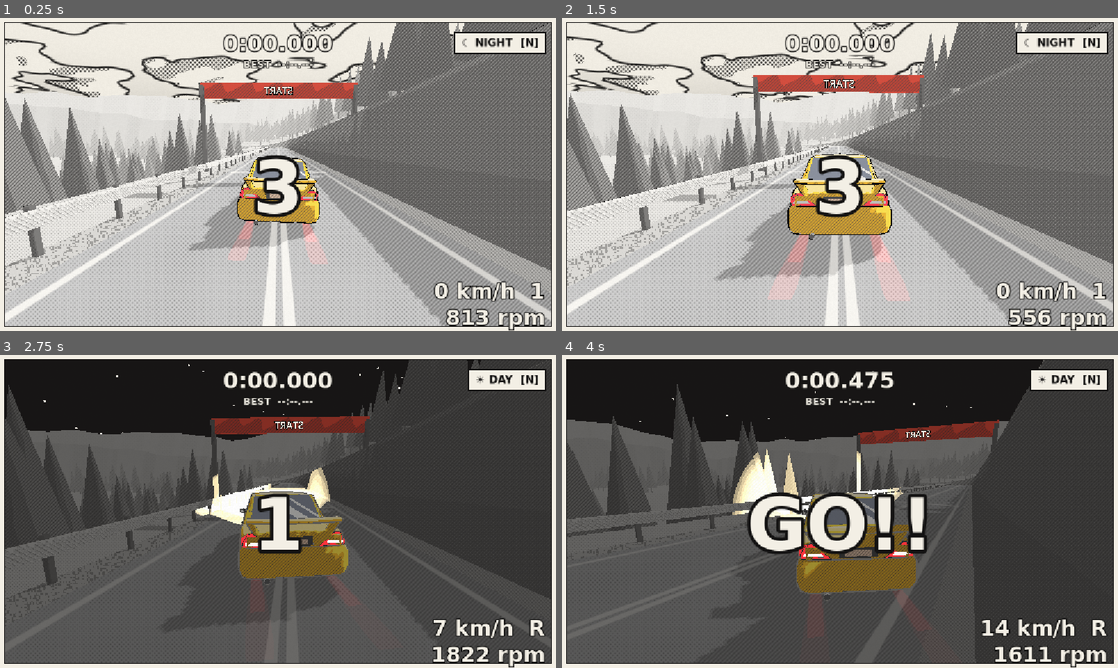
Above: before the commit, frames 1-4 (two rows, left to right).
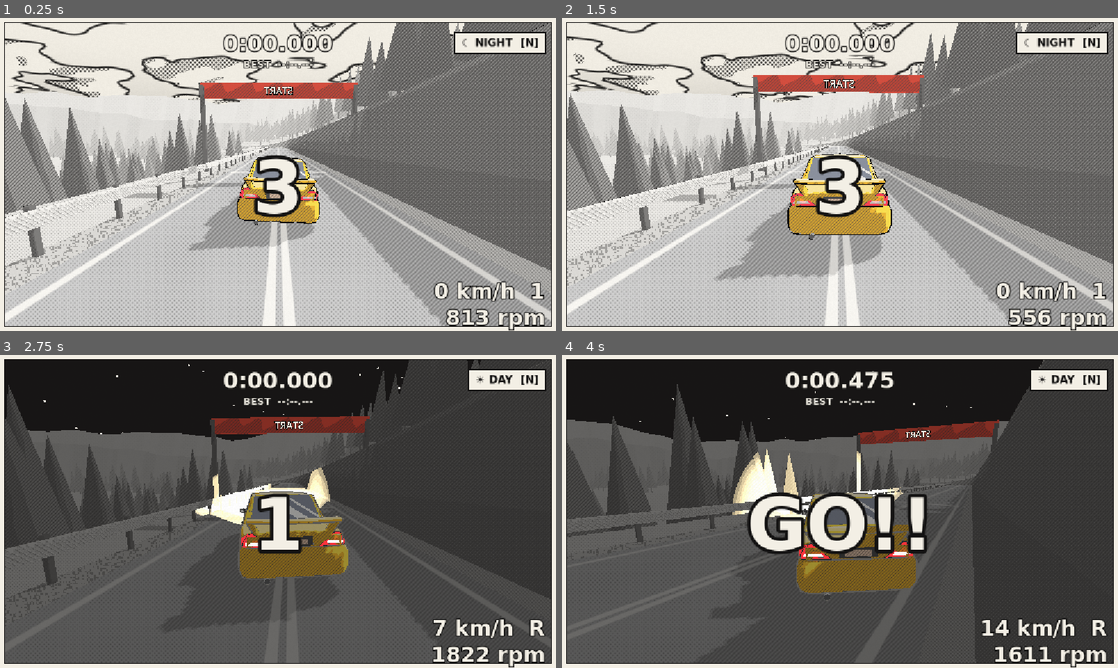
Above: after the commit, the same moments.

Repository: raimieltan/pang-daily-desktop
Game: Godot game, scene res://scenes/touge.tscn
Two runs of this game, one before a commit and one after it. Both use one fixed random seed, a clock stepped at 60 frames per second and the inputs below. Sound files missing from this copy of the repository are replaced by a short silence.
Inputs (mouse positions are in pixels of both pictures, inside the frame that each line leads up to):
- Up to frame 1 (0.25 s): no input
- Up to frame 2 (1.5 s): tap Enter (restart_run) at 0.5 s; move the mouse to (962, 158) at 0.52 s; hold D (steer_right) 0.53-1.25 s; hold W (throttle) 0.53-1.25 s; click (962, 158) at 0.67 s; drag from (728, 190) to (812, 237) at 1.27 s
- Up to frame 3 (2.75 s): move the mouse to (333, 442) at 2.02 s; hold D (steer_right) from 2.03 s (still down); hold N (toggle_night) from 2.03 s (still down)
- Up to frame 4 (4 s): release D (steer_right) at 2.75 s; release N (toggle_night) at 2.75 s; drag from (812, 574) to (673, 464) at 2.77 s; move the mouse to (1006, 558) at 3.52 s; hold A (steer_left) from 3.53 s (still down); hold T (toggle_tune) from 3.53 s (still down)

The runs differ from the first frame. In frame 1, 0.7% of the frame differs, in the area x 41-59%, y 55-79%; in frame 2, 1.5%, in the area x 37-63%, y 57-91%; in frame 3, less than 0.1%; in frame 4, less than 0.1%.

Commit message:
fix: taillight trails start at the lamps, not on the road under the wheels
The brake streak was a flat reflection 1 m behind the bumper on the asphalt; from the chase
cam it sat under the bumper in line with the rear wheels. It is now a light trail anchored at
each taillight, at lamp height, axially billboarded to face the camera and stretching back
with speed. It glows on the lamp from behind and streaks when seen from the side.

Co-Authored-By: Claude Opus 5.5 <noreply@anthropic.com>

Diff:
--- a/game/art/manga_streak.gdshader
+++ b/game/art/manga_streak.gdshader
@@ -1,19 +1,34 @@
 shader_type spatial;
-// Taillight reflection on the road: a flat additive streak stretching back from each lamp,
-// fading in hard steps (manga banding) along its length and softly at its edges.
-render_mode unshaded, blend_add, cull_disabled, depth_draw_never, shadows_disabled;
+// Taillight trail: a red light streak that starts AT the lamp and stretches backwards, longer
+// with speed (the manga motion trail). Axially billboarded: the strip runs along the node's +Z
+// (set to point behind the car) and turns about that axis to face the camera.
+render_mode unshaded, blend_add, cull_disabled, depth_draw_never, shadows_disabled, skip_vertex_transform;
 
 uniform vec3 color : source_color = vec3(1.0, 0.1, 0.06);
 uniform float intensity = 0.0;
+/// Trail length (m) and width at the lamp (m).
+uniform float trail_length = 0.4;
+uniform float width = 0.16;
+
+varying float v_t;
+
+void vertex() {
+	// QuadMesh 1×1: VERTEX.x across, VERTEX.y along (−0.5 at the lamp .. +0.5 at the tail end).
+	vec3 start = MODEL_MATRIX[3].xyz;
+	vec3 axis = normalize(MODEL_MATRIX[2].xyz);
+	vec3 to_cam = normalize(CAMERA_POSITION_WORLD - start);
+	vec3 side = normalize(cross(axis, to_cam));
+	float t = VERTEX.y + 0.5;
+	// Narrows toward the tail.
+	vec3 world = start + axis * t * trail_length + side * VERTEX.x * width * mix(1.0, 0.45, t);
+	VERTEX = (VIEW_MATRIX * vec4(world, 1.0)).xyz;
+	v_t = t;
+}
 
 void fragment() {
-	// PlaneMesh UV.y runs from its −Z edge (far, behind the car) to +Z (the bumper end).
-	float t = UV.y;
-	float along = pow(t, 0.8);
-	// Narrow at the lamp, widening as it fades: a reflection smeared toward the viewer.
-	float half_w = mix(0.48, 0.2, t);
-	float across = 1.0 - smoothstep(half_w * 0.5, half_w, abs(UV.x - 0.5));
-	float v = along * across;
-	float stepped = floor(v * 3.0 + 0.2) / 3.0;
-	ALBEDO = color * stepped * intensity * 0.55;
+	float along = pow(1.0 - v_t, 1.3);
+	float across = 1.0 - smoothstep(0.25, 0.5, abs(UV.x - 0.5));
+	// Hard manga steps: a bright core at the lamp fading to the tail in three bands.
+	float stepped = floor(along * across * 3.0 + 0.25) / 3.0;
+	ALBEDO = color * stepped * intensity;
 }
--- a/game/vehicle/car_visual.gd
+++ b/game/vehicle/car_visual.gd
@@ -60,20 +60,21 @@
 		var node := model.find_child(name, true, false) as Node3D
 		if node == null:
 			continue
-		var streak := MeshInstance3D.new()
-		var plane := PlaneMesh.new()
-		plane.size = Vector2(0.5, 2.2)
+		var trail := MeshInstance3D.new()
+		var quad := QuadMesh.new()
+		quad.size = Vector2.ONE
 		var m := ShaderMaterial.new()
 		m.shader = STREAK_SHADER
-		plane.material = m
-		streak.mesh = plane
-		streak.cast_shadow = GeometryInstance3D.SHADOW_CASTING_SETTING_OFF
-		add_child(streak)
-		# GLB space: the lamp's x, just above the road, extending backwards (−Z) from the bumper.
-		var lamp := to_local(_mesh_center(node))
-		# The body origin can ride a few cm below the road surface; float the streak clear of it.
-		streak.position = Vector3(lamp.x, 0.12, lamp.z - 0.95)
-		_tail_streaks.append(streak)
+		quad.material = m
+		trail.mesh = quad
+		trail.cast_shadow = GeometryInstance3D.SHADOW_CASTING_SETTING_OFF
+		# The trail is placed in the vertex shader; keep culling from dropping it.
+		trail.extra_cull_margin = 4.0
+		add_child(trail)
+		# At the lamp's face, +Z pointing behind the car (the GLB faces +Z, so behind is −Z).
+		trail.position = to_local(_mesh_center(node)) + Vector3(0, 0, -0.04)
+		trail.rotation.y = PI
+		_tail_streaks.append(trail)
 	for name in ["headlight_l", "headlight_r"]:
 		var node := model.find_child(name, true, false) as Node3D
 		if node == null:
@@ -109,11 +110,14 @@
 	var reverse_mat: ShaderMaterial = _materials.get("reverse")
 	if reverse_mat:
 		reverse_mat.set_shader_parameter("glow", 1.0 if s.reversing else 0.0)
-	# Reflections read far stronger on a dark road: subtle by day, vivid at night.
-	_streak = move_toward(_streak, braking * lerpf(0.6, 1.4, night) + night * 0.25, delta * 8.0)
+	# Brake light trails: brighter at night (tail lamps are on), longer with speed.
+	_streak = move_toward(_streak, braking * lerpf(0.7, 1.2, night) + night * 0.3, delta * 8.0)
+	var length := 0.3 + clampf(car.linear_velocity.length() * 0.07, 0.0, 2.2)
 	for st in _tail_streaks:
 		st.visible = _streak > 0.02
-		((st.mesh as PlaneMesh).material as ShaderMaterial).set_shader_parameter("intensity", _streak)
+		var m := (st.mesh as QuadMesh).material as ShaderMaterial
+		m.set_shader_parameter("intensity", _streak)
+		m.set_shader_parameter("trail_length", length)
 	for spot in _headlights:
 		spot.visible = night > 0.02
 		spot.light_energy = 5.0 * night
